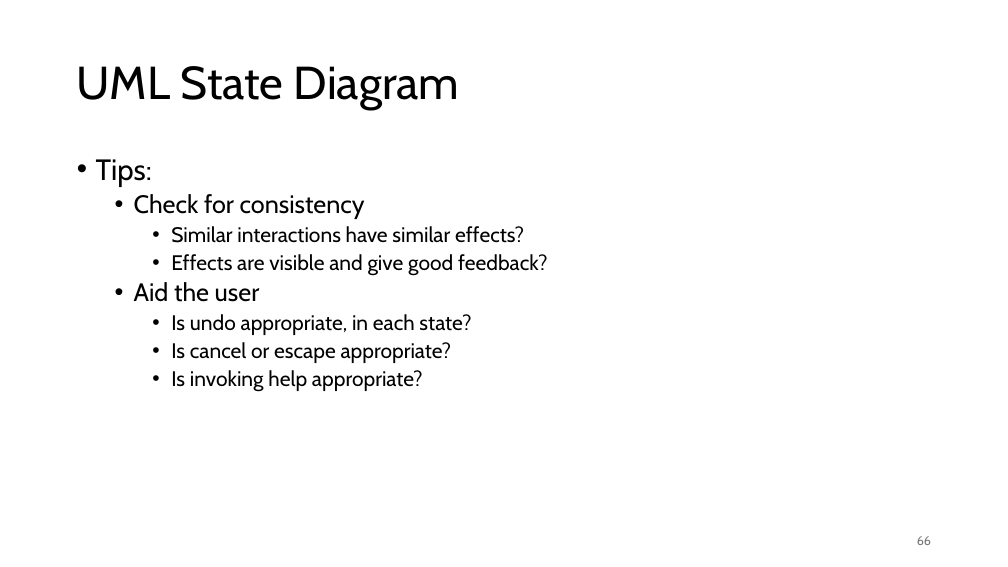
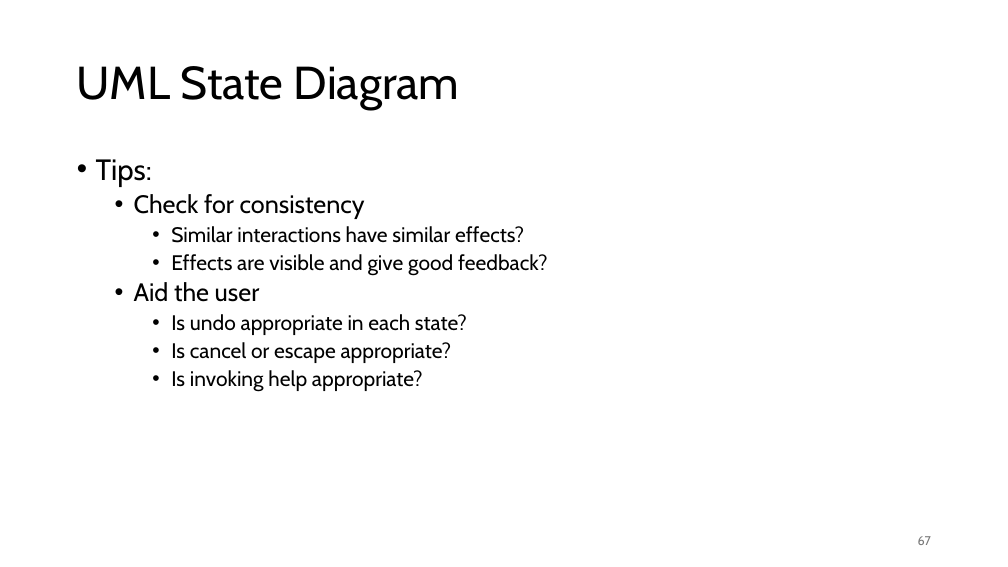
Before and after one commit to ualberta-cmput301/ualberta-cmput301.github.io, a slide deck: slide 67 of content/general/slides/2026 Revisions/03 Requirements.pptx (slide 66 before the commit). Drawn at 1008x567 pixels with LibreOffice and Linux fonts; fonts in the diff are those of the drawing. Boxes give left, top, right and bottom in pixels: in the first picture for what was removed or moved away, otherwise in the second. Text is boxed around its words. In the diff, an @@ line names an element or a change of style, - is before the commit and + after.

```diff
--- a/content/general/slides/2026 Revisions/03 Requirements.pptx
+++ b/content/general/slides/2026 Revisions/03 Requirements.pptx
@@ text at bbox=[171, 314, 467, 335]: text changed @@
-    • Is undo appropriate, in each state?
+    • Is undo appropriate in each state?
@@ page number at bbox=[918, 536, 931, 545]: text changed @@
-66
+67
```
Also in this commit, not shown: 10 other slides changed, 1 slide added, 1 other file.
